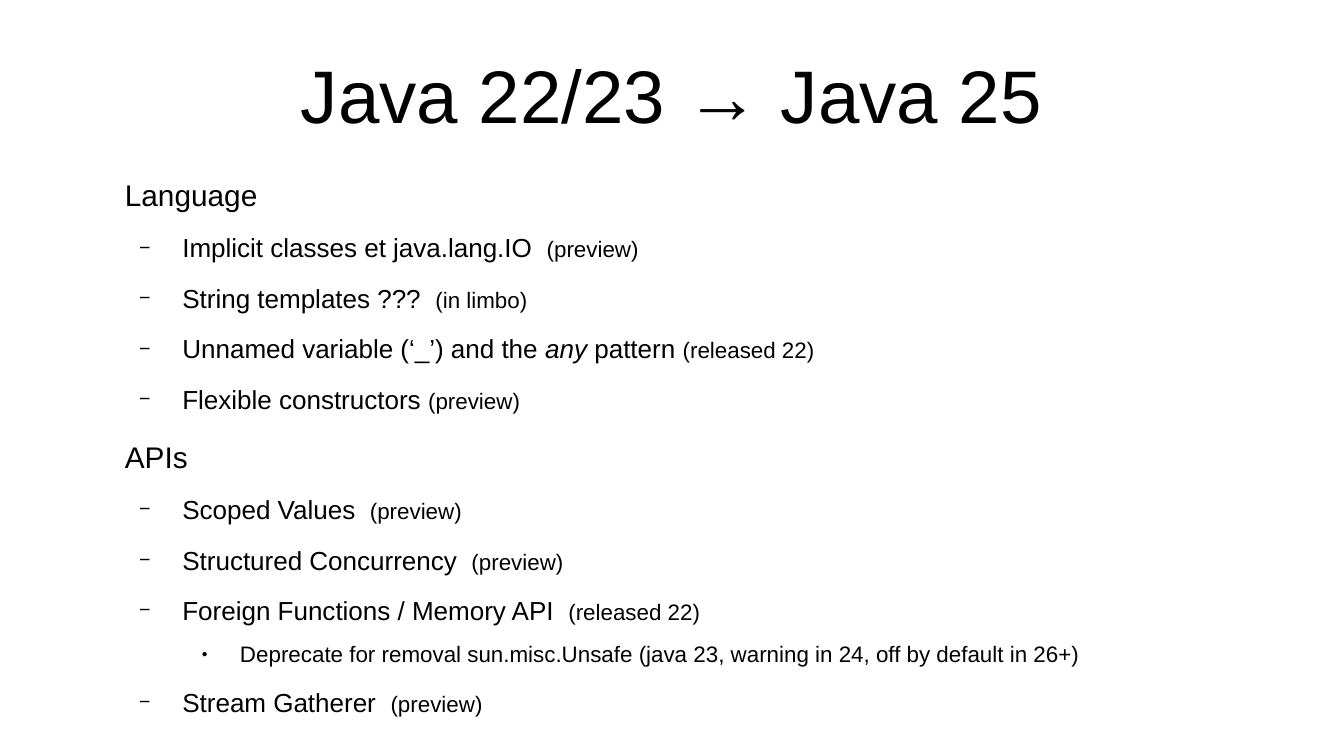
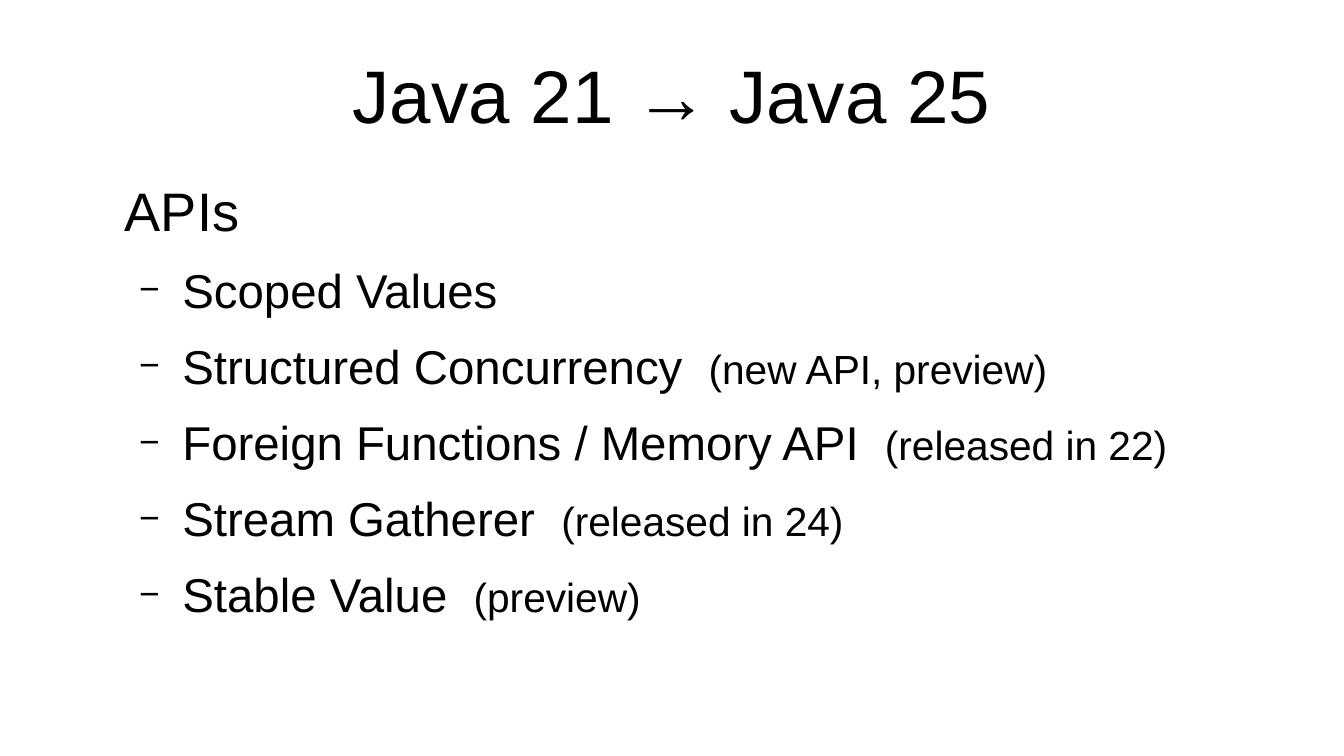
Before and after one commit to forax/java-25-demo, a slide deck: slide 16 of java-25.odp (slide 4 before the commit). Drawn at 1344x756 pixels with LibreOffice and Linux fonts; fonts in the diff are those of the drawing. Boxes give left, top, right and bottom in pixels: in the first picture for what was removed or moved away, otherwise in the second. Text is boxed around its words. In the diff, an @@ line names an element or a change of style, - is before the commit and + after.

```diff
--- a/java-25.odp
+++ b/java-25.odp
@@ title at bbox=[353, 71, 990, 124]: text changed @@
-Java 22/23 → Java 25
+Java 21 → Java 25
@@ text at bbox=[125, 185, 814, 414]: paragraphs removed @@
-Language
-  − Implicit classes et java.lang.IO (preview)
-  − String templates ??? (in limbo)
-  − Unnamed variable (‘_’) and the any pattern (released 22)
-  − Flexible constructors (preview)
@@ text at bbox=[125, 193, 239, 232]: size 17.6 to 32 pt in "APIs" @@
@@ text at bbox=[182, 273, 1167, 620]: text changed; size 13.2 to 28 pt @@
-  − Scoped Values (preview)
-  − Structured Concurrency (preview)
-  − Foreign Functions / Memory API (released 22)
-    ● Deprecate for removal sun.misc.Unsafe (java 23, warning in 24, off by default in 26+)
-  − Stream Gatherer (preview)
+  − Scoped Values
+  − Structured Concurrency (new API, preview)
+  − Foreign Functions / Memory API (released in 22)
+  − Stream Gatherer (released in 24)
+  − Stable Value (preview)
```
Also in this commit, not shown: 2 other slides changed, 30 slides added, 20 slides removed, 13 other files.
